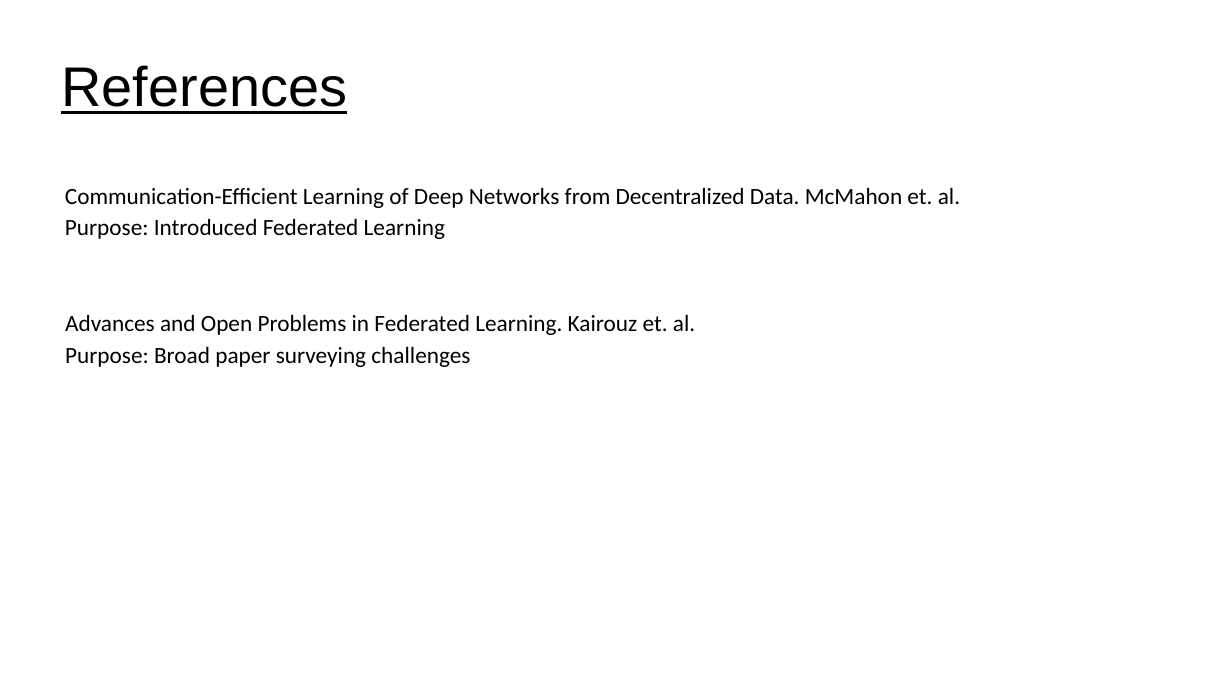
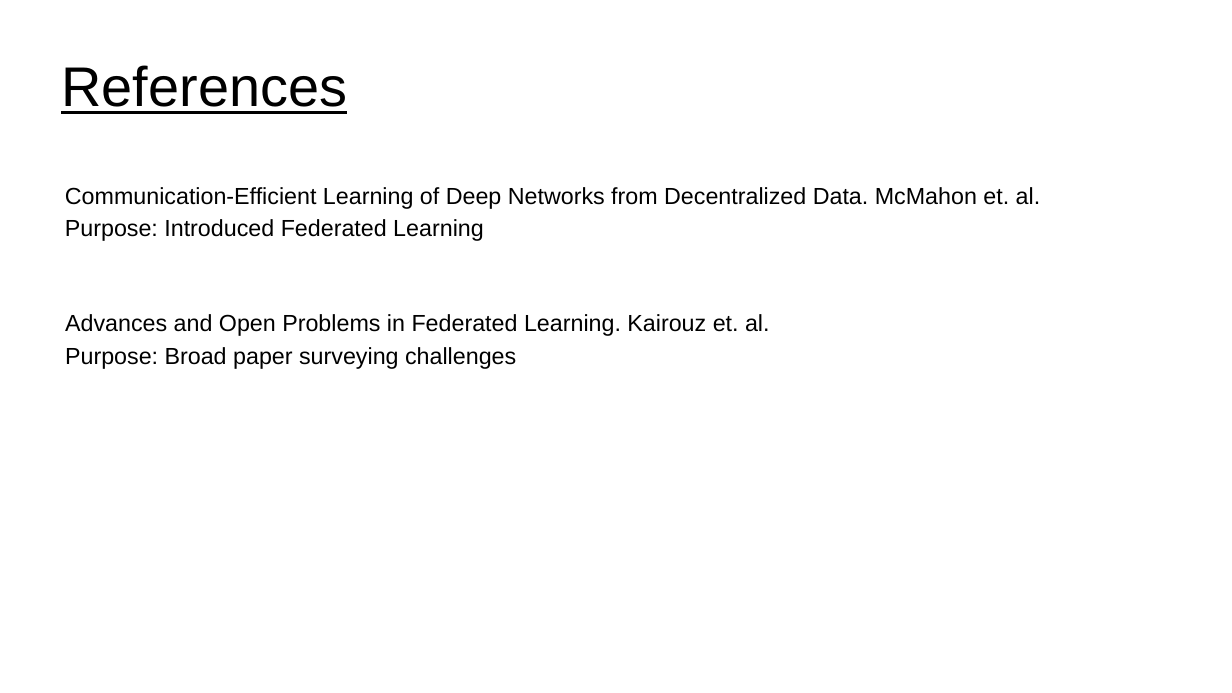
Before and after one commit to UVADS/distributed_computing, a slide deck: slide 44 of 07_distributed_model_training/federated_learning.ppt (slide 37 before the commit). Drawn at 1232x693 pixels with LibreOffice and Linux fonts; fonts in the diff are those of the drawing. Boxes give left, top, right and bottom in pixels: in the first picture for what was removed or moved away, otherwise in the second. Text is boxed around its words. In the diff, an @@ line names an element or a change of style, - is before the commit and + after.

```diff
--- a/07_distributed_model_training/federated_learning.ppt
+++ b/07_distributed_model_training/federated_learning.ppt
@@ text "Communication-Efficient Learning of Deep Networks ..." at bbox=[65, 187, 1041, 241]: font Calibri to Arial @@
@@ text "Advances and Open Problems in ..." at bbox=[65, 314, 770, 369]: font Calibri to Arial @@
```
Also in this commit, not shown: 3 other slides changed, 7 slides added, 2 other files.
